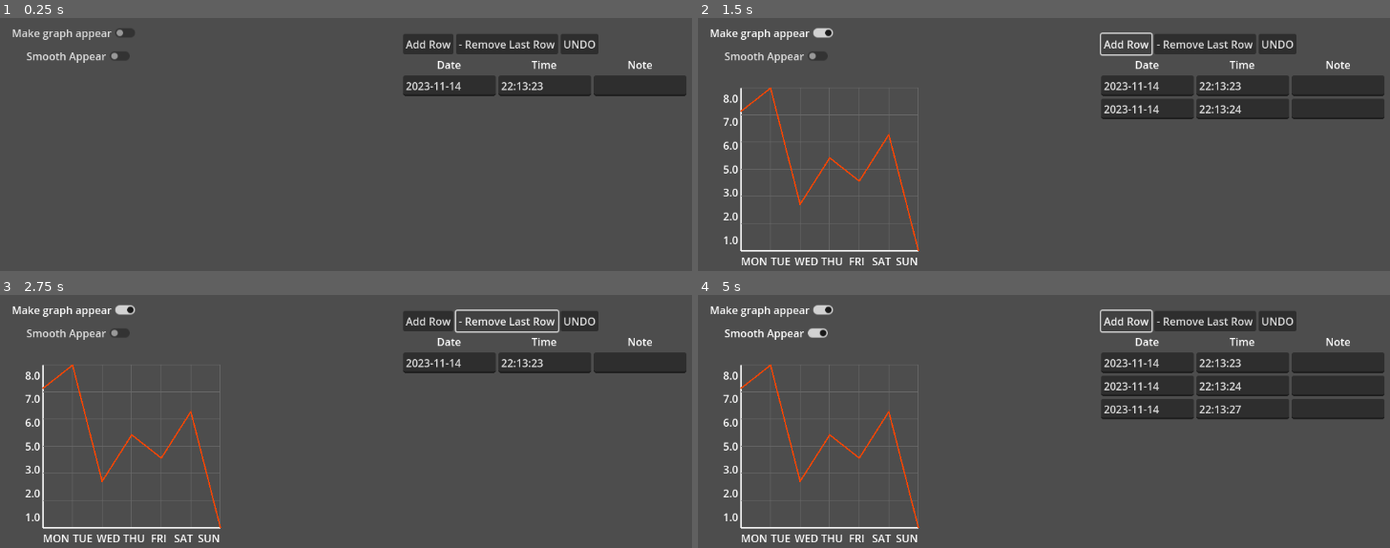
Above: before the commit, frames 1-4 (two rows, left to right).
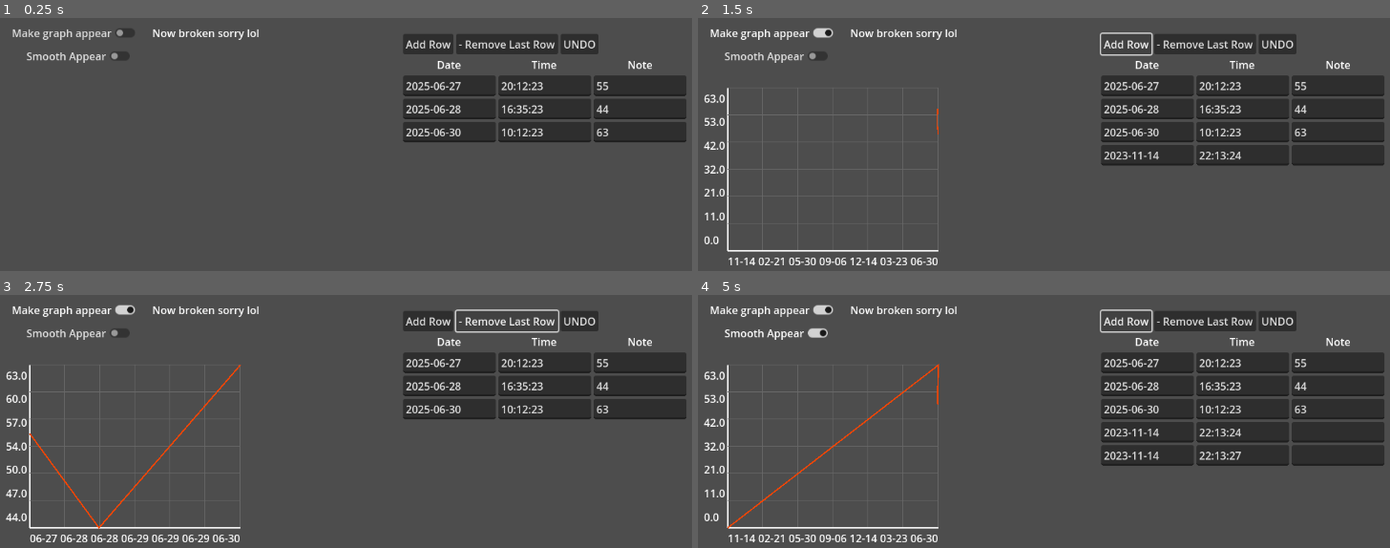
Above: after the commit, the same moments.

Repository: livshettles/habit-tracker
Game: Godot game, scene res://Tracker_App_Main.tscn
Same seed, same stepped clock (60 frames per second), same inputs: the game is played once before the commit and once after it.
Inputs:
- Up to frame 1 (0.25 s): no input
- Up to frame 2 (1.5 s): click "Make graph appear" at 0.5 s; click "Add Row" at 1.25 s
- Up to frame 3 (2.75 s): click "- Remove Last Row" at 2 s
- Up to frame 4 (5 s): click "UNDO" at 2.75 s; click "Smooth Appear" at 3.5 s; click "Add Row" at 4.25 s

The runs differ from the first frame. In frame 1, 6.5% of the frame differs, in the area x 22-100%, y 4-50%; in frame 2, 8.8%; in frame 3, 8.8%; in frame 4, 9.5%, in the area x 0-100%, y 4-98%.
Error after the commit: Invalid assignment of index '4' (on base: 'Array') with value of type 'Vector2'. (res://Line_chart_V0.gd:305)

Commit message:
Add files via upload

Diff:
--- a/ggweight_v0/Graph_Main.tscn
+++ b/ggweight_v0/Graph_Main.tscn
@@ -59,7 +59,7 @@
 script = ExtResource("1_uu6xs")
 
 [node name="AnimationPlayer" type="AnimationPlayer" parent="."]
-root_node = NodePath("../Simple Toggle")
+root_node = NodePath("../Simple_Animation_Player_Toggle")
 libraries = {
 &"": SubResource("AnimationLibrary_r0du0")
 }
@@ -76,7 +76,7 @@
 grow_horizontal = 2
 metadata/_edit_use_anchors_ = true
 
-[node name="Simple Toggle" type="CheckButton" parent="."]
+[node name="Simple_Animation_Player_Toggle" type="CheckButton" parent="."]
 offset_left = 61.0
 offset_top = 7.0
 offset_right = 260.0
@@ -90,5 +90,12 @@
 offset_bottom = 80.0
 text = "Smooth Appear"
 
-[connection signal="toggled" from="Simple Toggle" to="." method="_on_check_button_toggled"]
+[node name="Label" type="Label" parent="."]
+offset_left = 279.0
+offset_top = 11.0
+offset_right = 441.0
+offset_bottom = 34.0
+text = "Now broken sorry lol"
+
+[connection signal="toggled" from="Simple_Animation_Player_Toggle" to="." method="_on_check_button_toggled"]
 [connection signal="toggled" from="Smooth_Toggle" to="." method="_on_check_smooth_button_toggled"]
--- a/ggweight_v0/Line_chart_V0.gd
+++ b/ggweight_v0/Line_chart_V0.gd
@@ -32,7 +32,11 @@
 var current_index := 0
 var t := 0.0
 
-var data = [
+@onready var data_store = get_parent().get_parent().get_node("DataStore")  # 👈 sibling node
+
+var data = []
+
+var data_old = [
 	{'x': 'MON', 'y': 7.0},
 	{'x': 'TUE', 'y': 8.0},
 	{'x': 'WED', 'y': 3.0},
@@ -43,6 +47,12 @@
 ]
 
 func _ready():
+
+	_create_data() #will update this to a "get data" at some point
+
+	data_store.data_changed.connect(Callable(self, "draw_graph_line_step_by_step_V2"))
+
+
 	$x_label.text = x_label
 	$y_label.text = y_label
 	$"line_plot/Chart BG".color = bg_color
@@ -56,6 +66,8 @@
 	"axis_thickness": axis_thickness
 	})
 	# Detect numerical axes
+
+
 	for val in data:
 		if not [TYPE_INT, TYPE_FLOAT].has(typeof(val['x'])):
 			x_numerical = false
@@ -81,10 +93,28 @@
 		x_tick.size_flags_horizontal = Control.SIZE_EXPAND_FILL
 		x_tick.horizontal_alignment = HORIZONTAL_ALIGNMENT_CENTER
 		if x_numerical:
-			x_tick.text = str(round(i * (max_x - min_x) / (x_ticks - 1) + min_x))
+			#x_tick.text = str(round(i * (max_x - min_x) / (x_ticks - 1) + min_x))
+			#var dt = Time.get_datetime_dict_from_unix_time(data[i]['x'])
+			#x_tick.text = "%02d-%02d %02d:%02d" % [dt.month, dt.day, dt.hour, dt.minute]
+			var x_tick_val = round(i * (max_x - min_x) / (x_ticks - 1) + min_x)
+			var dt = Time.get_datetime_dict_from_unix_time(x_tick_val)
+			#x_tick.text = "%02d-%02d %02d:%02d" % [dt.month, dt.day, dt.hour, dt.minute]
+			x_tick.text = "%02d-%02d" % [dt.month, dt.day]
+
+			await get_tree().process_frame  # Ensure layout is calculated
+
+			x_tick.pivot_offset = Vector2(x_tick.size.x / 2, x_tick.size.y / 2)
+			x_tick.rotation_degrees = -85
+
+			x_tick.size_flags_horizontal = Control.SIZE_SHRINK_CENTER
+			x_tick.horizontal_alignment = HORIZONTAL_ALIGNMENT_CENTER
 		else:
 			x_tick.text = str(data[i]['x'])
 		$x_ticks_cont.add_child(x_tick)
+
+
+
+
 
 	# Tick labels: Y
 	for i in range(y_ticks - 1, -1, -1):
@@ -121,6 +151,27 @@
 	#$line_plot.set_points(plot_points)
 
 
+func _create_data():
+	#data = [
+	#{'x': 1, 'y': 7.0},
+	#{'x': 2, 'y': 8.0},
+	#{'x': 3, 'y': 3.0},
+	#{'x': 3.5, 'y': 5.0},
+	#{'x': 4, 'y': 4.0},
+	#{'x': 4.5, 'y': 6.0},
+	#{'x': 6, 'y': 1.0},
+	#]
+	var table_data = data_store.table_data
+	#print(table_data)
+	data = []
+
+	for entry in table_data:
+		var datetime_str = entry[0] + " " + entry[1]  # "2025-06-27 20:12:23"
+		var timestamp = Time.get_unix_time_from_datetime_string(datetime_str)
+		data.append({'x': timestamp, 'y': float(entry[2])})
+	print(data)
+	pass
+
 func draw_graph_line_step_by_step(plot_points):
 	animated_points.clear()
 	all_points.clear()
@@ -141,14 +192,92 @@
 			#await get_tree().create_timer(0.25).timeout
 			#print("hello", points.size(), temp_pts.size())
 
-func draw_graph_line_step_by_step_V2(plot_points):
+func draw_graph_line_step_by_step_V2():
+	_create_data() #will update this to a "get data" at some point
+
+	# Clear all X-axis tick labels
+	for child in $x_ticks_cont.get_children():
+		child.queue_free()
+
+	# Clear all Y-axis tick labels
+	for child in $y_ticks_cont.get_children():
+		child.queue_free()
+
+	# Compute min/max
+	min_x = null
+	max_x = null
+	min_y = null
+	max_y = null
+
+	for i in range(data.size()):
+		var x_val = get_val(data[i]['x'], i)
+		var y_val = get_val(data[i]['y'], i)
+		if min_x == null or x_val < min_x:
+			min_x = x_val
+		if max_x == null or x_val > max_x:
+			max_x = x_val
+		if min_y == null or y_val < min_y:
+			min_y = y_val
+		if max_y == null or y_val > max_y:
+			max_y = y_val
+
+	# Tick labels: X
+	for i in range(x_ticks):
+		var x_tick = Label.new()
+		x_tick.size_flags_horizontal = Control.SIZE_EXPAND_FILL
+		x_tick.horizontal_alignment = HORIZONTAL_ALIGNMENT_CENTER
+		if x_numerical:
+			#x_tick.text = str(round(i * (max_x - min_x) / (x_ticks - 1) + min_x))
+			#var dt = Time.get_datetime_dict_from_unix_time(data[i]['x'])
+			#x_tick.text = "%02d-%02d %02d:%02d" % [dt.month, dt.day, dt.hour, dt.minute]
+			var x_tick_val = round(i * (max_x - min_x) / (x_ticks - 1) + min_x)
+			var dt = Time.get_datetime_dict_from_unix_time(x_tick_val)
+			#x_tick.text = "%02d-%02d %02d:%02d" % [dt.month, dt.day, dt.hour, dt.minute]
+			x_tick.text = "%02d-%02d" % [dt.month, dt.day]
+
+			await get_tree().process_frame  # Ensure layout is calculated
+
+			x_tick.pivot_offset = Vector2(x_tick.size.x / 2, x_tick.size.y / 2)
+			x_tick.rotation_degrees = -85
+
+			x_tick.size_flags_horizontal = Control.SIZE_SHRINK_CENTER
+			x_tick.horizontal_alignment = HORIZONTAL_ALIGNMENT_CENTER
+		else:
+			x_tick.text = str(data[i]['x'])
+		$x_ticks_cont.add_child(x_tick)
+
+	# Tick labels: Y
+	for i in range(y_ticks - 1, -1, -1):
+		var y_tick = Label.new()
+		y_tick.size_flags_vertical = Control.SIZE_EXPAND_FILL
+		y_tick.vertical_alignment = VERTICAL_ALIGNMENT_CENTER
+		if y_numerical:
+			y_tick.text = str(round(i * (max_y - min_y) / (y_ticks - 1) + min_y))
+		else:
+			y_tick.text = str(data[y_ticks - i - 1]['y'])
+		$y_ticks_cont.add_child(y_tick)
+
+	# Wait one frame so Control layout is correct
+	await get_tree().process_frame
+
+	var plot_points := PackedVector2Array()
+	for i in range(data.size()):
+		var x_val = get_val(data[i]['x'], i)
+		var y_val = get_val(data[i]['y'], i)
+		var px = scale_x(x_val)
+		var py = scale_y(y_val)
+		plot_points.append(Vector2(px, py))
+
+	$line_plot.set_grid(x_ticks, y_ticks)
+	all_points = plot_points
+	#var plot_points = all_points
 	drawing = true
-	new_interp = true
 	current_index = 0
 	visible_line = []
 	t = 0.0 #interp variable
-	visible_line.append(plot_points[0])
-	set_process(true)
+	if(plot_points.size()>0):
+		visible_line.append(plot_points[0])
+		set_process(true)
 
 func _process(delta):
 	if !drawing:
@@ -211,4 +340,4 @@
 	return idx
 
 func _on_do_something():
-	await draw_graph_line_step_by_step_V2(all_points)
+	await draw_graph_line_step_by_step_V2()
--- a/ggweight_v0/grap_main.gd
+++ b/ggweight_v0/grap_main.gd
@@ -9,6 +9,7 @@
 	chart.pivot_offset = Vector2(0, 0)
 
 func _handle_chart_toggle(toggled_on: bool, animate_chart: bool) -> void:
+
 	if animate_chart:
 		var tween = get_tree().create_tween()
 
--- a/ggweight_v0/table_data.gd
+++ b/ggweight_v0/table_data.gd
@@ -7,13 +7,18 @@
 
 func _ready():
 	# Initialize with one row
-	add_row()
+	table_data.append(["2025-06-27", "20:12:23", "55"])
+	table_data.append(["2025-06-28", "16:35:23", "44"])
+	table_data.append(["2025-06-30", "10:12:23", "63"])
+	# add_row()
+	pass
 
 func get_data() -> Array:
 	return table_data
 
 func add_row():
 	_push_undo_state()
+
 	var now = Time.get_datetime_dict_from_system()
 	var date = "%04d-%02d-%02d" % [now["year"], now["month"], now["day"]]
 	var time = "%02d:%02d:%02d" % [now["hour"], now["minute"], now["second"]]
@@ -21,6 +26,7 @@
 	emit_signal("data_changed")
 
 func remove_last_row():
+	#TO DO _release_all_lineedit_focus()
 	if table_data.size() > 0:
 		_push_undo_state()
 		table_data.pop_back()
Not shown: 1 places in ggweight_v0/Plot.tscn that only renumber resources
